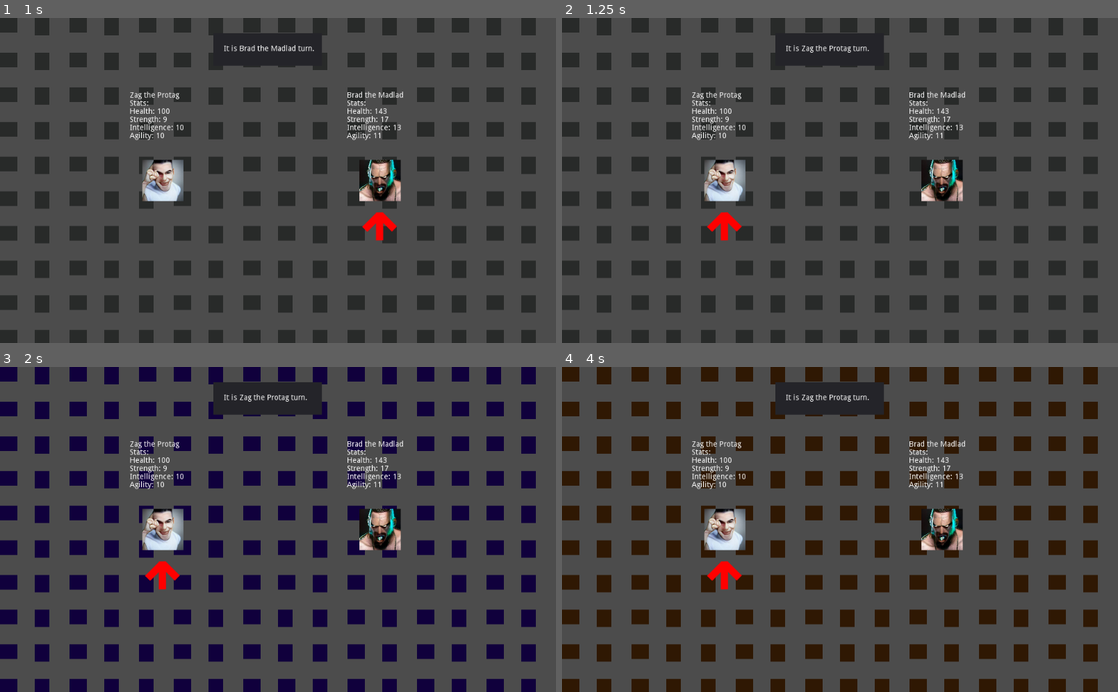
Above: before the commit, frames 1-4 (two rows, left to right).
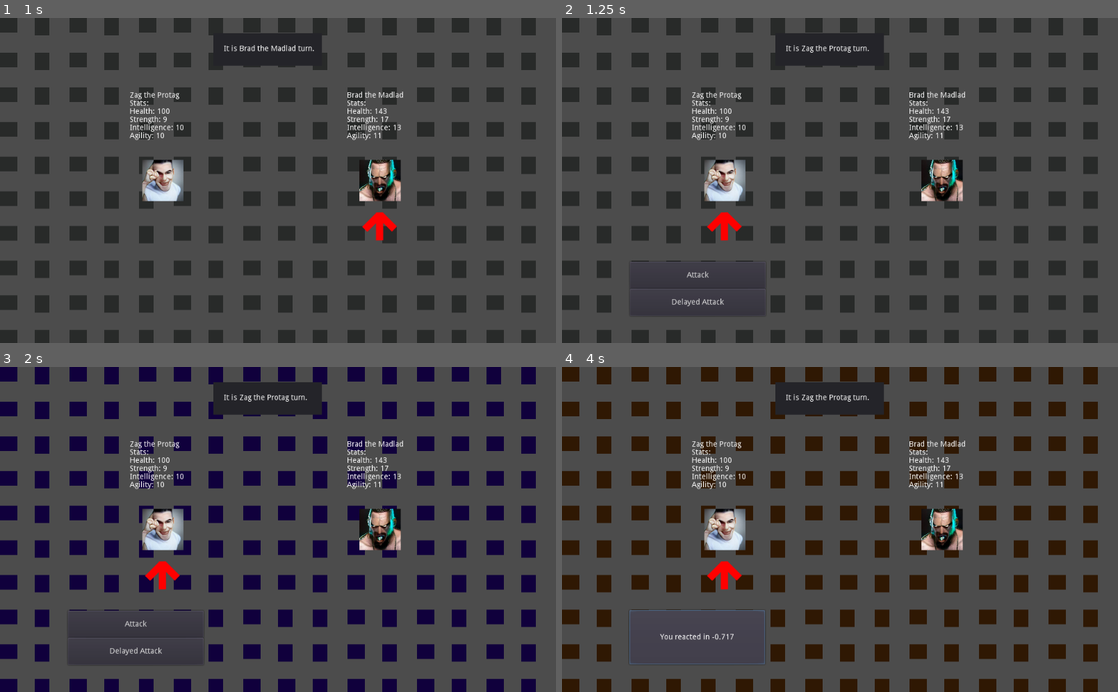
Above: after the commit, the same moments.

Repository: Lore-Corps/Lore-GAME
Game: Godot game, scene res://Scenes/Battle.tscn
Same seed, same stepped clock (60 frames per second), same inputs: the game is played once before the commit and once after it. The engine's default icon, where the game draws it, is replaced by a stand-in: a white triangle on a blue panel in a dark square.
Inputs (mouse positions are in pixels of both pictures, inside the frame that each line leads up to):
- Up to frame 1 (1 s): tap Enter at 0.5 s; move the mouse to (400, 164) at 0.52 s; hold Right (right) from 0.53 s (still down)
- Up to frame 2 (1.25 s): keep holding Right (right)
- Up to frame 3 (2 s): move the mouse to (166, 545) at 1.27 s; release Right (right) at 1.28 s; hold Down (down) from 1.28 s (still down)
- Up to frame 4 (4 s): move the mouse to (895, 458) at 2.02 s; release Down (down) at 2.03 s; hold Right (right) 2.03-2.75 s; click (695, 623) at 2.75 s, where only the run after the commit has a clickable "Attack"; click (695, 636) at 3.52 s

Frame 1 is identical in both runs. In frame 2, 1.1% of the frame differs, in the area x 12-37%, y 75-92%; in frame 3, 1.3%; in frame 4, 1.4%, in the area x 12-37%, y 74-92%.

Commit message:
Added Easter Egg
We need to get to adding these, they are more important than the rest of the game. The game lives and dies by Easter Eggs.

Co-Authored-By: HaiThar0 <108920820+HaiThar0@users.noreply.github.com>

Diff:
--- a/Prefabs/Player.tscn
+++ b/Prefabs/Player.tscn
@@ -22,3 +22,6 @@
 visible = false
 position = Vector2( 0, 100 )
 texture = ExtResource( 3 )
+
+[connection signal="mouse_entered" from="PlayerInfoLabel" to="." method="_on_PlayerInfoLabel_mouse_entered"]
+[connection signal="mouse_exited" from="PlayerInfoLabel" to="." method="_on_PlayerInfoLabel_mouse_exited"]
--- a/Scenes/Battle.tscn
+++ b/Scenes/Battle.tscn
@@ -143,7 +143,6 @@
 
 [node name="PlayerActions" type="Control" parent="BattleUI"]
 process_priority = -1
-visible = false
 light_mask = 8
 anchor_left = 0.052
 anchor_top = 0.816
@@ -155,14 +154,12 @@
 margin_bottom = 21.4
 
 [node name="AttackButton" type="Button" parent="BattleUI/PlayerActions"]
-visible = false
 show_behind_parent = true
 margin_right = 250.0
 margin_bottom = 50.0
 text = "Attack"
 
 [node name="AttackButtonDelayed" type="Button" parent="BattleUI/PlayerActions"]
-visible = false
 show_behind_parent = true
 margin_top = 50.0
 margin_right = 250.0
@@ -170,7 +167,6 @@
 text = "Delayed Attack"
 
 [node name="TurnTrackerLabel" type="Label" parent="BattleUI"]
-visible = false
 light_mask = 863
 anchor_left = 0.5
 anchor_right = 0.5
@@ -207,7 +203,6 @@
 autowrap = true
 
 [node name="TileMap" type="TileMap" parent="."]
-visible = false
 tile_set = SubResource( 1 )
 format = 1
 tile_data = PoolIntArray( -131071, 4, 0, -131070, 4, 0, -131061, 4, 0, -131060, 6, 0, -131059, 4, 0, -131058, 6, 0, -13 …(3044 unchanged characters)…
--- a/Scripts/PlayerEntity.gd
+++ b/Scripts/PlayerEntity.gd
@@ -11,3 +11,11 @@
 	strength = 9
 	print("Here I am ", char_name, "!")
 	update_entity_label()
+
+
+func _on_PlayerInfoLabel_mouse_entered():
+	$PlayerInfoLabel.text = "I'm a secret member of the LGBTFGC.... SHHHHHHHHH"
+
+
+func _on_PlayerInfoLabel_mouse_exited():
+	update_entity_label()
--- a/Scripts/ReactionTestController.gd
+++ b/Scripts/ReactionTestController.gd
@@ -47,11 +47,11 @@
 			$ReactionLabel.text = str("React after ", delayed_wait, " seconds")
 	if timer >= target_time:
 		$ReactionButton.modulate = "bb4444"
-	if !is_running && timer > 0.0001 && type_of_attack == 1:
+	if not is_running and timer > 0.0001 and type_of_attack == 1:
 		reaction_delta = (timer - target_time) * .75
 		$ReactionLabel.text = str("You reacted in ", stepify(reaction_delta, .001))
 		turn_invisible(delta)
-	if !is_running && timer > 0.0001 && type_of_attack == 2:
+	if not is_running and timer > 0.0001 and type_of_attack == 2:
 		reaction_delta = timer - target_time - delayed_wait
 		if reaction_delta < 0:
 			reaction_delta = reaction_delta * -1
